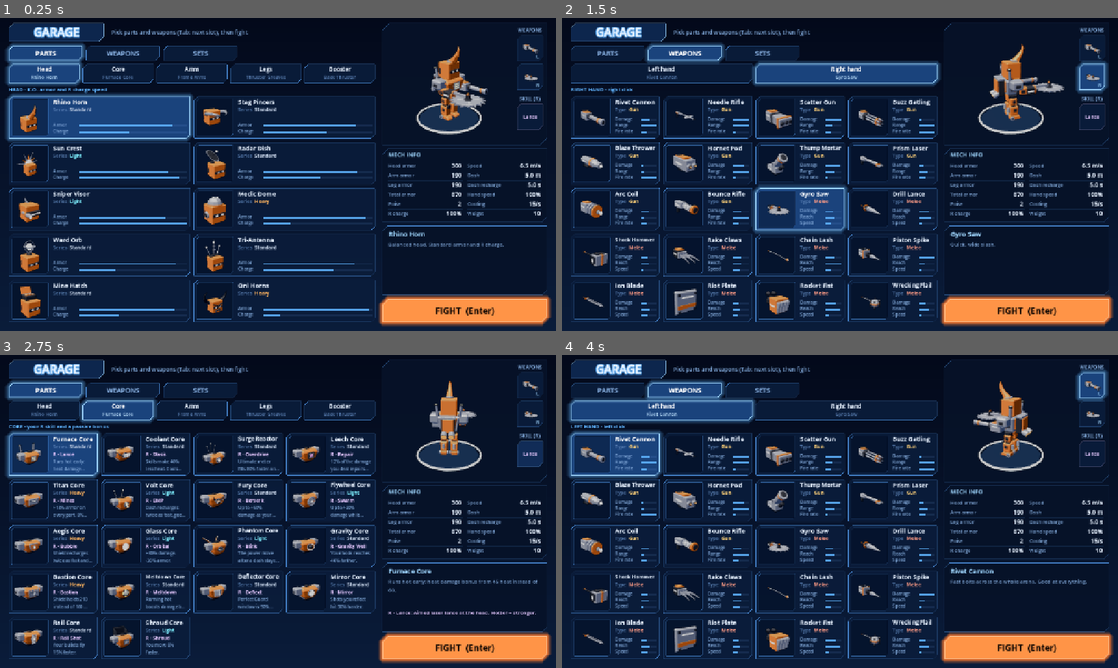
Above: before the commit, frames 1-4 (two rows, left to right).
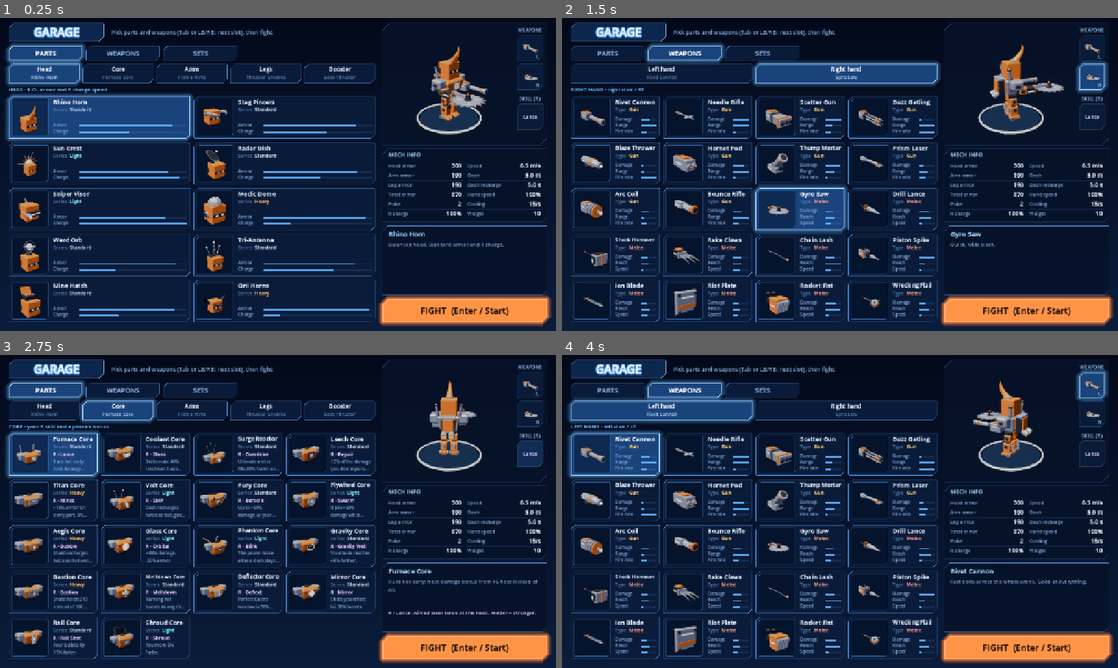
Above: after the commit, the same moments.

Repository: Vegm92/mech-duel
Game: Godot game, scene res://main.tscn
Two runs of this game, one before a commit and one after it. Both use one fixed random seed, a clock stepped at 60 frames per second and the inputs below.
Inputs:
- Up to frame 1 (0.25 s): no input
- Up to frame 2 (1.5 s): click "L" at 0.5 s; click "R" at 1.25 s
- Up to frame 3 (2.75 s): click "Lance" at 2 s
- Up to frame 4 (4 s): click "PARTS" at 2.75 s; click "WEAPONS" at 3.5 s

The runs differ from the first frame. In frame 1, 0.4% of the frame differs, in the area x 34-92%, y 3-96%; in frame 2, 0.4%, in the area x 13-92%, y 3-96%; in frame 3, 0.4%; in frame 4, 0.4%.

Commit message:
feat(godot): build your bot in the garage with a gamepad
D-pad or left stick moves a cursor over the part cards; the card under
it previews like a mouse hover. A equips, LB/RB switch tabs, Start
fights. The cursor starts on the equipped part and shows up on the
first pad press; moving the mouse hides it. Cards only take focus while
the pad is in use, so Enter stays FIGHT for mouse players. Labels now
name the pad buttons (FIGHT Enter / Start, LB/RB, LT/RT) in en + es.

With this the whole loop (garage, fight, pause, back to garage) works
on a pad alone.

Task: Godot gamepad controls (COMBAT_DESIGN.md §2 Controls)

Co-Authored-By: Claude Opus 5.5 <noreply@anthropic.com>

Diff:
--- a/godot/src/garage.gd
+++ b/godot/src/garage.gd
@@ -39,6 +39,7 @@
 var loadout: Dictionary = Sim.DEFAULT_LOADOUT.duplicate()
 var tab := 0
 var hover = null
+var pad := false
 var bold: FontVariation
 var root: Control
 var left: Control
@@ -140,6 +141,8 @@
 		var at := Vector2(PAD + (k % cols) * (cw + gap), GRID_Y + floorf(k / float(cols)) * (ch + gap))
 		card(slot, items[k], Rect2(at, Vector2(cw, ch)))
 	refresh()
+	if pad:
+		point()
 
 
 func card(slot: String, key: String, r: Rect2) -> void:
@@ -147,6 +150,9 @@
 	var p: Dictionary = Sim.SETS[key] if is_set else Sim.CATALOG[slot][key]
 	var h := {"set": key} if is_set else {"slot": slot, "key": key}
 	var b := button(left, r, h, equip.bind(h))
+	b.focus_mode = Control.FOCUS_ALL if pad else Control.FOCUS_NONE
+	b.focus_entered.connect(set_hover.bind(h))
+	b.focus_exited.connect(leave.bind(h))
 	var ts := r.size.y - 12.0
 	panel(b, Rect2(6, 6, ts, ts), Color8(0, 10, 30, 115), Color8(80, 150, 230, 51), 4)
 	var v := PartView.new()
@@ -346,6 +352,45 @@
 	fight.emit(loadout.duplicate())
 
 
+func point() -> void:
+	var on := cards.filter(func(c): return selected(c[2]))
+	(on[0] if on else cards[0])[0].grab_focus()
+
+
+func use_pad(on: bool) -> void:
+	if on == pad:
+		return
+	pad = on
+	for c in cards:
+		c[0].focus_mode = Control.FOCUS_ALL if on else Control.FOCUS_NONE
+	if visible and on:
+		point()
+	elif visible:
+		get_viewport().gui_release_focus()
+
+
+func _input(e: InputEvent) -> void:
+	if e is InputEventMouseMotion:
+		use_pad(false)
+	elif (e is InputEventJoypadButton and e.pressed) or (e is InputEventJoypadMotion and absf(e.axis_value) > 0.5):
+		use_pad(true)
+
+
+func _unhandled_input(e: InputEvent) -> void:
+	if not visible or not (e is InputEventJoypadButton and e.pressed):
+		return
+	match e.button_index:
+		JOY_BUTTON_LEFT_SHOULDER:
+			select_tab((tab + SLOTS.size() - 1) % SLOTS.size())
+		JOY_BUTTON_RIGHT_SHOULDER:
+			select_tab((tab + 1) % SLOTS.size())
+		JOY_BUTTON_START:
+			go()
+		_:
+			return
+	get_viewport().set_input_as_handled()
+
+
 func _unhandled_key_input(e: InputEvent) -> void:
 	if not visible or not e.pressed or e.echo:
 		return
@@ -472,7 +517,9 @@
 	var hov := plate(SEL if on else HOV, HI if on else LINE_HOV, 2 if on else 1, cut, Color(HOLO, 0.45) if on else Color.TRANSPARENT)
 	for s in ["hover", "pressed", "hover_pressed"]:
 		b.add_theme_stylebox_override(s, hov)
-	b.add_theme_stylebox_override("focus", StyleBoxEmpty.new())
+	var ring := plate(Color.TRANSPARENT, Color.WHITE, 2, cut)
+	ring.set_expand_margin_all(3)
+	b.add_theme_stylebox_override("focus", ring)
 
 
 func button(parent: Control, r: Rect2, h: Dictionary, press: Callable) -> Button:
--- a/godot/src/i18n.gd
+++ b/godot/src/i18n.gd
@@ -73,9 +73,9 @@
 		"p_flail": "Wrecking Flail",
 		"titleSkill": "R · {name}",
 		"garage": "GARAGE",
-		"garageHint": "Pick parts and weapons (Tab: next slot), then fight",
-		"gLeftHand": "LEFT HAND · left click",
-		"gRightHand": "RIGHT HAND · right click",
+		"garageHint": "Pick parts and weapons (Tab or LB/RB: next slot), then fight",
+		"gLeftHand": "LEFT HAND · left click / LT",
+		"gRightHand": "RIGHT HAND · right click / RT",
 		"gLegs": "LEGS · walking speed, armor and your dash move",
 		"gArms": "ARMS · armor for both arms and hand speed",
 		"gBooster": "BOOSTER · dash distance, recharge and its trail",
@@ -132,7 +132,7 @@
 		"d_twin": "Longer dash. Smoke trail: a cloud you can hide in.",
 		"d_comet": "Long, heavy dash. Magnet: the dash pulls them toward you.",
 		"d_rocket": "Longest dash, slowest recharge. Clean: no trail.",
-		"fightBtn": "FIGHT  (Enter)",
+		"fightBtn": "FIGHT  (Enter / Start)",
 		"stDamage": "Damage",
 		"stRange": "Range",
 		"stRate": "Fire rate",
@@ -393,9 +393,9 @@
 		"p_flail": "Mangual demoledor",
 		"titleSkill": "R · {name}",
 		"garage": "TALLER",
-		"garageHint": "Elige piezas y armas (Tab: siguiente) y a pelear",
-		"gLeftHand": "MANO IZQUIERDA · clic izquierdo",
-		"gRightHand": "MANO DERECHA · clic derecho",
+		"garageHint": "Elige piezas y armas (Tab o LB/RB: siguiente) y a pelear",
+		"gLeftHand": "MANO IZQUIERDA · clic izquierdo / LT",
+		"gRightHand": "MANO DERECHA · clic derecho / RT",
 		"gLegs": "PIERNAS · velocidad, blindaje y tu tipo de impulso",
 		"gArms": "BRAZOS · blindaje de los dos brazos y rapidez de manos",
 		"gBooster": "PROPULSOR · distancia, recarga y su estela",
@@ -452,7 +452,7 @@
 		"d_twin": "Impulso más largo. Estela de humo: una nube donde esconderte.",
 		"d_comet": "Impulso largo y pesado. Imán: el impulso los atrae hacia ti.",
 		"d_rocket": "El impulso más largo, la recarga más lenta. Limpia: sin estela.",
-		"fightBtn": "PELEAR  (Enter)",
+		"fightBtn": "PELEAR  (Enter / Start)",
 		"stDamage": "Daño",
 		"stRange": "Alcance",
 		"stRate": "Cadencia",
--- a/godot/tests/garage_parts_test.gd
+++ b/godot/tests/garage_parts_test.gd
@@ -13,6 +13,7 @@
 	await run("garage_previews_on_hover_and_equips_on_click", test_garage_previews_on_hover_and_equips_on_click)
 	await run("match_flow_comes_back_to_the_garage", test_match_flow_comes_back_to_the_garage)
 	await run("pad_moves_aims_acts_and_pauses", test_pad_moves_aims_acts_and_pauses)
+	await run("garage_works_with_a_pad", test_garage_works_with_a_pad)
 	print("FAILED" if failed else "ALL PASSED")
 	quit(1 if failed else 0)
 
@@ -220,6 +221,41 @@
 	return int(bad > 0)
 
 
+func focused_card(g):
+	for c in g.cards:
+		if c[0] == get_root().gui_get_focus_owner():
+			return c[2]
+	return null
+
+
+func test_garage_works_with_a_pad() -> int:
+	var g = Garage.new()
+	root.add_child(g)
+	g.open(Sim.DEFAULT_LOADOUT)
+	await process_frame
+	var sent := []
+	g.fight.connect(func(lo): sent.append(lo))
+	var bad := ensure(not g.pad and focused_card(g) == null, "with the mouse no card has the pad cursor")
+	await press(JOY_BUTTON_DPAD_DOWN)
+	var h = focused_card(g)
+	bad += ensure(g.pad and h != null and h.slot == "head" and h.key != "horn", "the first D-pad press shows the cursor and moves it off the equipped head")
+	bad += ensure(g.hover == h and g.next_lo().head == h.key and g.loadout.head == "horn", "the card under the cursor previews like a hover, nothing equipped yet")
+	await press(JOY_BUTTON_A)
+	bad += ensure(g.loadout.head == h.key, "A equips the card under the cursor")
+	await press(JOY_BUTTON_RIGHT_SHOULDER)
+	bad += ensure(g.tab == 1 and focused_card(g) == {"slot": "core", "key": g.loadout.core}, "RB moves to the core tab with the cursor on the equipped core")
+	await press(JOY_BUTTON_LEFT_SHOULDER)
+	await press(JOY_BUTTON_LEFT_SHOULDER)
+	bad += ensure(g.tab == 7 and focused_card(g) != null, "LB goes back and wraps around to the sets tab")
+	await press(JOY_BUTTON_START)
+	bad += ensure(sent.size() == 1 and sent[0].head == h.key, "Start sends the built bot to FIGHT")
+	await mouse(Vector2(5, 5))
+	bad += ensure(not g.pad and focused_card(g) == null, "moving the mouse hides the pad cursor")
+	g.queue_free()
+	await process_frame
+	return int(bad > 0)
+
+
 func ensure(cond: bool, what: String) -> int:
 	if not cond:
 		print("  condition false: " + what)
Not shown, changed: CLAUDE.md
